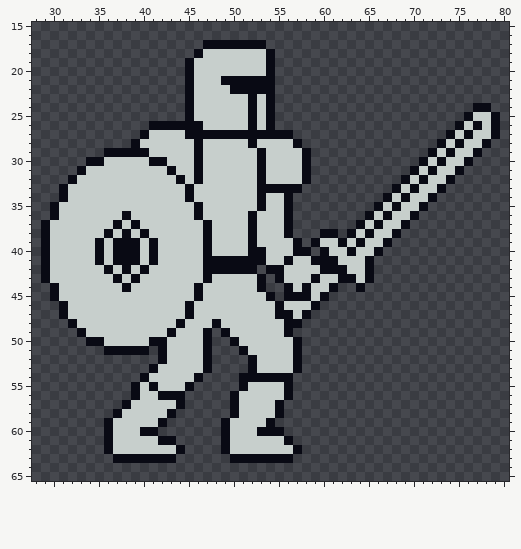
Pixel-art file: assets/images/knight.aseprite. The picture above was drawn from the file before the commit.
96x64 pixels, 1 frame. Shown: x 28..80, y 15..65. The old version is drawn lined up with the new one, on the new canvas.
After:
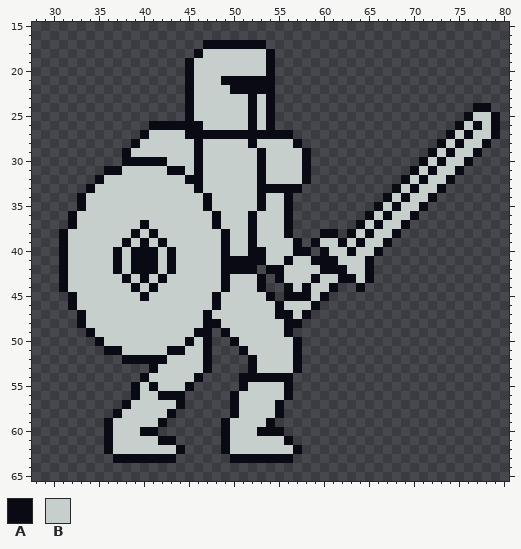
Palette (. is transparent): A #090a14  B #c7cfcc
Diff:
canvas 96x64 -> 96x80, the old top-left corner now at 0,6
There is now colour A in row 52 at x 38 to 41.
The edit turns colour B into colour A in row 30 at x 38 to 40; in row 31 at x 36 to 37 and 44; in row 32 at x 35 and 45; in row 33 at x 34 and 46; in rows 34 to 35 at x 33 and 47; in row 36 at x 32 and 48.
The edit turns colour B into colour A in row 37 at x 32, 40 and 48; in row 38 at x 31, 39, 41 and 49; in row 39 at x 31, 40, 42 and 49; in row 40 at x 31, 40, 43 and 49; in row 41 at x 31, 40 and 43; in row 42 at x 31, 37, 39, 41 and 43.
The edit turns colour B into colour A in row 43 at x 31, 38, 40, 42 and 49; in row 44 at x 31, 39, 41 and 49; in row 45 at x 32, 40 and 48; in row 46 at x 32 and 48; in rows 47 to 48 at x 33 and 47; in row 49 at x 34 and 46.
The edit turns colour B into colour A in row 50 at x 45; in row 51 at x 43 to 44.
There is now colour B in row 51 at x 41.
The edit turns colour A into colour B in row 29 at x 39 to 40; in row 32 at x 44; in rows 33 to 34 at x 45; in row 35 at x 46; in row 36 at x 38 and 46; in row 37 at x 37, 39 and 47.
The edit turns colour A into colour B in row 38 at x 36, 38, 40 and 47; in row 39 at x 35, 37, 39, 41 and 47; in row 40 at x 35, 38 and 47; in row 41 at x 35, 38 and 47 to 48; in row 42 at x 36, 38 and 47 to 48; in row 43 at x 37, 39 and 47.
The edit turns colour A into colour B in row 44 at x 38 and 46; in row 45 at x 46; in rows 46 to 47 at x 45; in row 48 at x 44; in row 49 at x 43; in row 50 at x 41 to 42.
The edit turns colour A into colour B in row 51 at x 38 to 40 and 42.
Colour A is removed in row 29 at x 36 to 37; in row 30 at x 34 to 35; in row 31 at x 33; in row 32 at x 32; in rows 33 to 34 at x 31; in rows 35 to 36 at x 30.
Colour A is removed in rows 37 to 43 at x 29; in rows 44 to 45 at x 30; in rows 46 to 47 at x 31; in row 48 at x 32; in row 49 at x 33; in row 50 at x 34.
Colour B is removed in row 30 at x 36 to 37; in row 31 at x 34 to 35; in row 32 at x 33 to 34; in row 33 at x 32 to 33; in row 34 at x 32; in row 35 at x 31 to 32.
Colour B is removed in row 36 at x 31; in row 37 at x 30 to 31; in rows 38 to 43 at x 30; in row 45 at x 31; in row 47 at x 32.
Changed places in both pictures, as pixel boxes (x1, y1, x2, y2):
changed: (41, 148, 230, 364)
